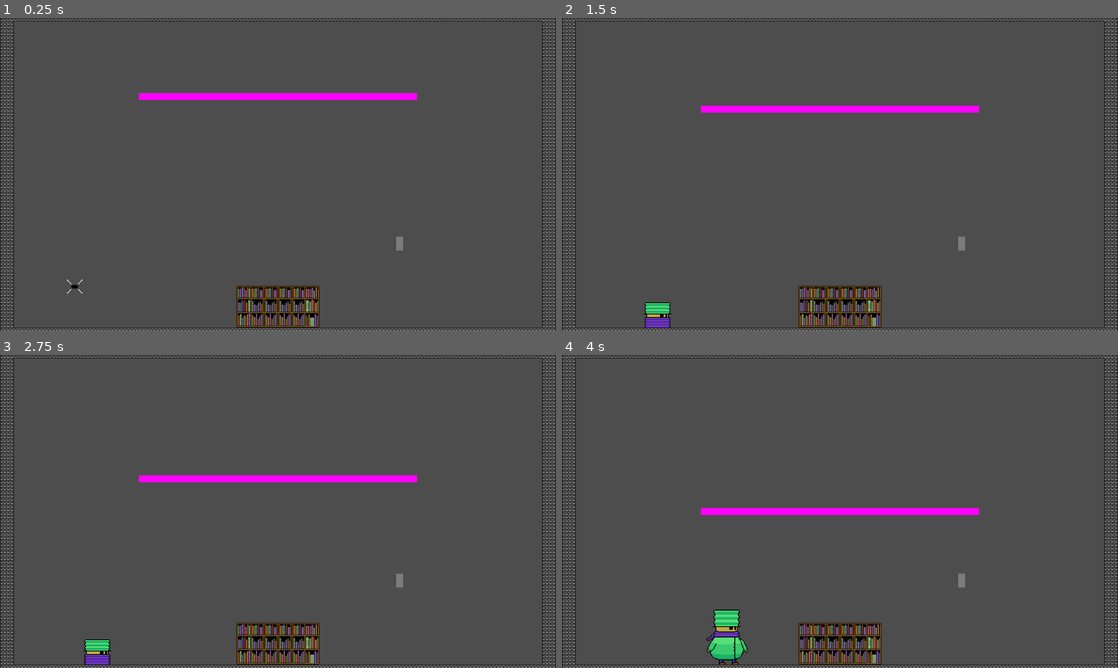
Above: before the commit, frames 1-4 (two rows, left to right).
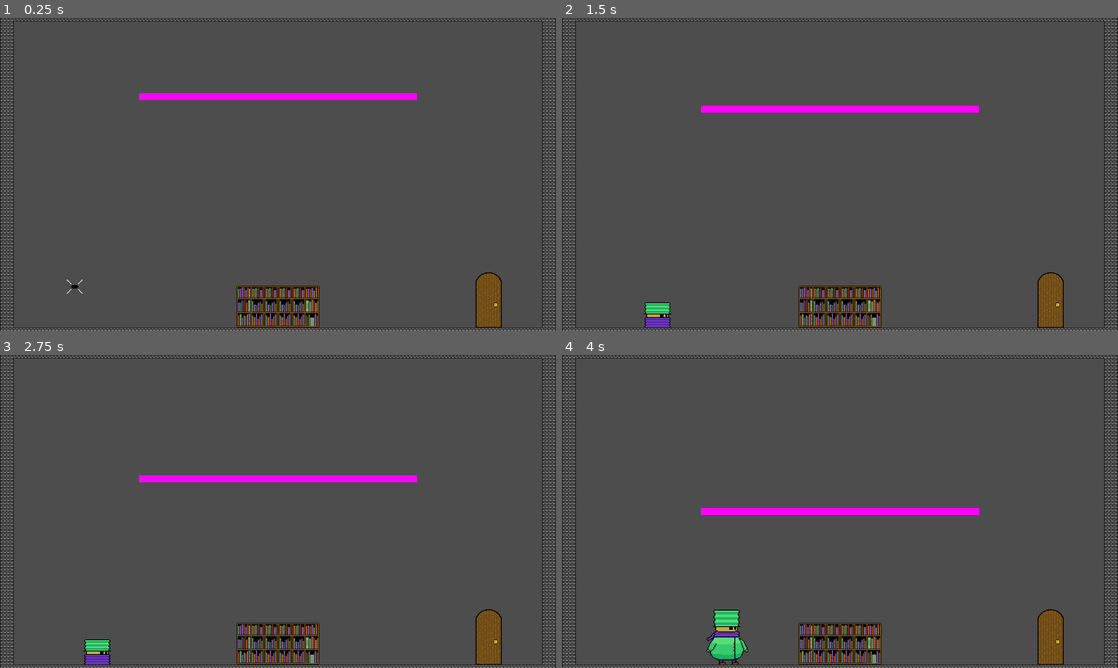
Above: after the commit, the same moments.

Repository: thanikTheDev/shrinking-nightmare
Game: Godot game, scene res://Scenes/Level1.tscn
Same seed, same stepped clock (60 frames per second), same inputs: the game is played once before the commit and once after it.
Inputs:
- Up to frame 1 (0.25 s): no input
- Up to frame 2 (1.5 s): hold S (crouch) 0.53-1.28 s; hold D (right) from 0.53 s (still down); tap Space (jump) at 0.77 s; tap S (crouch) at 1.35 s
- Up to frame 3 (2.75 s): tap Space (jump) at 1.52 s; release D (right) at 2.03 s; hold A (left) from 2.03 s (still down); hold S (crouch) from 2.03 s (still down)
- Up to frame 4 (4 s): release A (left) at 2.78 s; release S (crouch) at 2.78 s; hold D (right) from 2.78 s (still down); tap S (crouch) at 2.85 s; tap Space (jump) at 3.02, 3.77 s; hold S (crouch) from 3.53 s (still down)

The runs differ from the first frame. In frame 1, 0.9% of the frame differs, in the area x 71-91%, y 69-99%; in frame 2, 0.9%; in frame 3, 0.9%; in frame 4, 0.9%.

Commit message:
Add Door and Key animations

Diff:
--- a/Prefabs/Door.tscn
+++ b/Prefabs/Door.tscn
@@ -1,25 +1,18 @@
-[gd_scene load_steps=5 format=3 uid="uid://bp5n8at565fac"]
+[gd_scene load_steps=4 format=3 uid="uid://bp5n8at565fac"]
 
 [ext_resource type="Script" path="res://Scripts/Door.gd" id="1_nhygk"]
-
-[sub_resource type="Gradient" id="Gradient_q2ljo"]
-offsets = PackedFloat32Array(1)
-colors = PackedColorArray(0.485703, 0.485704, 0.485703, 1)
-
-[sub_resource type="GradientTexture2D" id="GradientTexture2D_im4u8"]
-gradient = SubResource("Gradient_q2ljo")
-width = 16
-height = 32
+[ext_resource type="Texture2D" uid="uid://s4khetn85a3k" path="res://Sprites/Door.png" id="2_3dod3"]
 
 [sub_resource type="RectangleShape2D" id="RectangleShape2D_ubi8v"]
-size = Vector2(16, 32)
+size = Vector2(64, 128)
 
 [node name="Door" type="Area2D"]
-position = Vector2(0, -16)
+position = Vector2(0, -64)
 script = ExtResource("1_nhygk")
 
 [node name="Sprite" type="Sprite2D" parent="."]
-texture = SubResource("GradientTexture2D_im4u8")
+texture = ExtResource("2_3dod3")
+hframes = 2
 
 [node name="Collider" type="CollisionShape2D" parent="."]
 shape = SubResource("RectangleShape2D_ubi8v")
--- a/Prefabs/Key.tscn
+++ b/Prefabs/Key.tscn
@@ -1,25 +1,138 @@
-[gd_scene load_steps=5 format=3 uid="uid://cvnjj7ri2fh38"]
+[gd_scene load_steps=9 format=3 uid="uid://cvnjj7ri2fh38"]
 
 [ext_resource type="Script" path="res://Scripts/Key.gd" id="1_un5q1"]
-
-[sub_resource type="Gradient" id="Gradient_bobr2"]
-offsets = PackedFloat32Array(1)
-colors = PackedColorArray(0, 1, 0, 1)
-
-[sub_resource type="GradientTexture2D" id="GradientTexture2D_1qutd"]
-gradient = SubResource("Gradient_bobr2")
-width = 16
-height = 16
+[ext_resource type="Texture2D" uid="uid://l76i2j007xwr" path="res://Sprites/Key.png" id="2_p8k4o"]
+[ext_resource type="AudioStream" uid="uid://c07s2vvoaqgqf" path="res://Sounds/Effects/key_collected.wav" id="3_5wo8e"]
 
 [sub_resource type="CircleShape2D" id="CircleShape2D_r18cc"]
+radius = 16.0
+
+[sub_resource type="Animation" id="Animation_nlf4u"]
+resource_name = "idle"
+loop_mode = 1
+tracks/0/type = "value"
+tracks/0/imported = false
+tracks/0/enabled = true
+tracks/0/path = NodePath("Sprite:frame")
+tracks/0/interp = 1
+tracks/0/loop_wrap = true
+tracks/0/keys = {
+"times": PackedFloat32Array(0, 0.1, 0.2, 0.3, 0.4, 0.5, 0.6, 0.7, 0.8, 0.9),
+"transitions": PackedFloat32Array(1, 1, 1, 1, 1, 1, 1, 1, 1, 1),
+"update": 1,
+"values": [0, 1, 2, 3, 4, 5, 6, 7, 8, 0]
+}
+tracks/1/type = "value"
+tracks/1/imported = false
+tracks/1/enabled = true
+tracks/1/path = NodePath("Sprite:rotation")
+tracks/1/interp = 1
+tracks/1/loop_wrap = true
+tracks/1/keys = {
+"times": PackedFloat32Array(0, 0.5),
+"transitions": PackedFloat32Array(1, 1),
+"update": 0,
+"values": [-0.785398, -0.610865]
+}
+
+[sub_resource type="Animation" id="Animation_vp1ki"]
+length = 0.001
+tracks/0/type = "value"
+tracks/0/imported = false
+tracks/0/enabled = true
+tracks/0/path = NodePath("Sprite:frame")
+tracks/0/interp = 1
+tracks/0/loop_wrap = true
+tracks/0/keys = {
+"times": PackedFloat32Array(0),
+"transitions": PackedFloat32Array(1),
+"update": 1,
+"values": [0]
+}
+tracks/1/type = "value"
+tracks/1/imported = false
+tracks/1/enabled = true
+tracks/1/path = NodePath("Sprite:rotation")
+tracks/1/interp = 1
+tracks/1/loop_wrap = true
+tracks/1/keys = {
+"times": PackedFloat32Array(0),
+"transitions": PackedFloat32Array(1),
+"update": 0,
+"values": [-0.785398]
+}
+
+[sub_resource type="Animation" id="Animation_e1mr6"]
+resource_name = "collected"
+length = 0.6
+tracks/0/type = "value"
+tracks/0/imported = false
+tracks/0/enabled = true
+tracks/0/path = NodePath("Sprite:frame")
+tracks/0/interp = 1
+tracks/0/loop_wrap = true
+tracks/0/keys = {
+"times": PackedFloat32Array(0, 0.1, 0.2, 0.3, 0.4, 0.5),
+"transitions": PackedFloat32Array(1, 1, 1, 1, 1, 1),
+"update": 1,
+"values": [9, 10, 11, 12, 13, 14]
+}
+tracks/1/type = "audio"
+tracks/1/imported = false
+tracks/1/enabled = true
+tracks/1/path = NodePath("AudioStreamPlayer2D")
+tracks/1/interp = 1
+tracks/1/loop_wrap = true
+tracks/1/keys = {
+"clips": [{
+"end_offset": 0.0,
+"start_offset": 0.0,
+"stream": ExtResource("3_5wo8e")
+}],
+"times": PackedFloat32Array(0)
+}
+tracks/1/use_blend = true
+tracks/2/type = "method"
+tracks/2/imported = false
+tracks/2/enabled = true
+tracks/2/path = NodePath(".")
+tracks/2/interp = 1
+tracks/2/loop_wrap = true
+tracks/2/keys = {
+"times": PackedFloat32Array(0.6),
+"transitions": PackedFloat32Array(1),
+"values": [{
+"args": [],
+"method": &"queue_free"
+}]
+}
+
+[sub_resource type="AnimationLibrary" id="AnimationLibrary_m62bg"]
+_data = {
+"RESET": SubResource("Animation_vp1ki"),
+"collected": SubResource("Animation_e1mr6"),
+"idle": SubResource("Animation_nlf4u")
+}
 
 [node name="Key" type="Area2D"]
 script = ExtResource("1_un5q1")
 
 [node name="Sprite" type="Sprite2D" parent="."]
-texture = SubResource("GradientTexture2D_1qutd")
+rotation = -0.785398
+texture = ExtResource("2_p8k4o")
+hframes = 4
+vframes = 4
 
 [node name="Collider" type="CollisionShape2D" parent="."]
 shape = SubResource("CircleShape2D_r18cc")
 
+[node name="AnimationPlayer" type="AnimationPlayer" parent="."]
+libraries = {
+"": SubResource("AnimationLibrary_m62bg")
+}
+
+[node name="AudioStreamPlayer2D" type="AudioStreamPlayer2D" parent="."]
+rotation = -0.785398
+scale = Vector2(1, 1)
+
 [connection signal="body_entered" from="." to="." method="_on_body_entered"]
--- a/Prefabs/Player.tscn
+++ b/Prefabs/Player.tscn
@@ -480,7 +480,6 @@
 frame = 1
 
 [node name="Collider" type="CollisionShape2D" parent="."]
-visible = false
 shape = SubResource("CapsuleShape2D_k114r")
 
 [node name="AnimationPlayer" type="AnimationPlayer" parent="."]
--- a/Scenes/Level1.tscn
+++ b/Scenes/Level1.tscn
@@ -188,7 +188,7 @@
 shape = SubResource("RectangleShape2D_46qhj")
 
 [node name="Door" parent="." instance=ExtResource("4_pxbon")]
-position = Vector2(280, 159)
+position = Vector2(485, 289)
 next_level = "res://Scenes/Level2.tscn"
 
 [connection signal="moved" from="Player" to="Death Zone" method="_on_player_moved"]
--- a/Scripts/Door.gd
+++ b/Scripts/Door.gd
@@ -3,18 +3,22 @@
 @export_file("*.tscn") var next_level
 @export var key : Node2D
 
-var locked : bool = false
+@onready var _sprite : Sprite2D = $Sprite
+
+var _locked : bool = false
 
 func _ready():
 	assert(next_level)
 
 	if key:
-		locked = true
+		_locked = true
+		_sprite.frame = 1
 		key.collected.connect(_on_key_collected)
 
 func _on_body_entered(body):
-	if body.is_in_group("Player") and not locked:
+	if body.is_in_group("Player") and not _locked:
 		get_tree().change_scene_to_file(next_level)
 
 func _on_key_collected():
-	locked = false
+	_locked = false
+	_sprite.frame = 0
--- a/Scripts/Key.gd
+++ b/Scripts/Key.gd
@@ -2,7 +2,12 @@
 
 signal collected
 
+@onready var _animation_player : AnimationPlayer = $AnimationPlayer
+
+func _ready():
+	_animation_player.play("idle")
+
 func _on_body_entered(body):
 	if body.is_in_group("Player"):
 		emit_signal("collected")
-		queue_free()
+		_animation_player.play("collected")
Binary file removed: Sprites/temp.png
Not shown, removed: Sprites/temp.png.import
